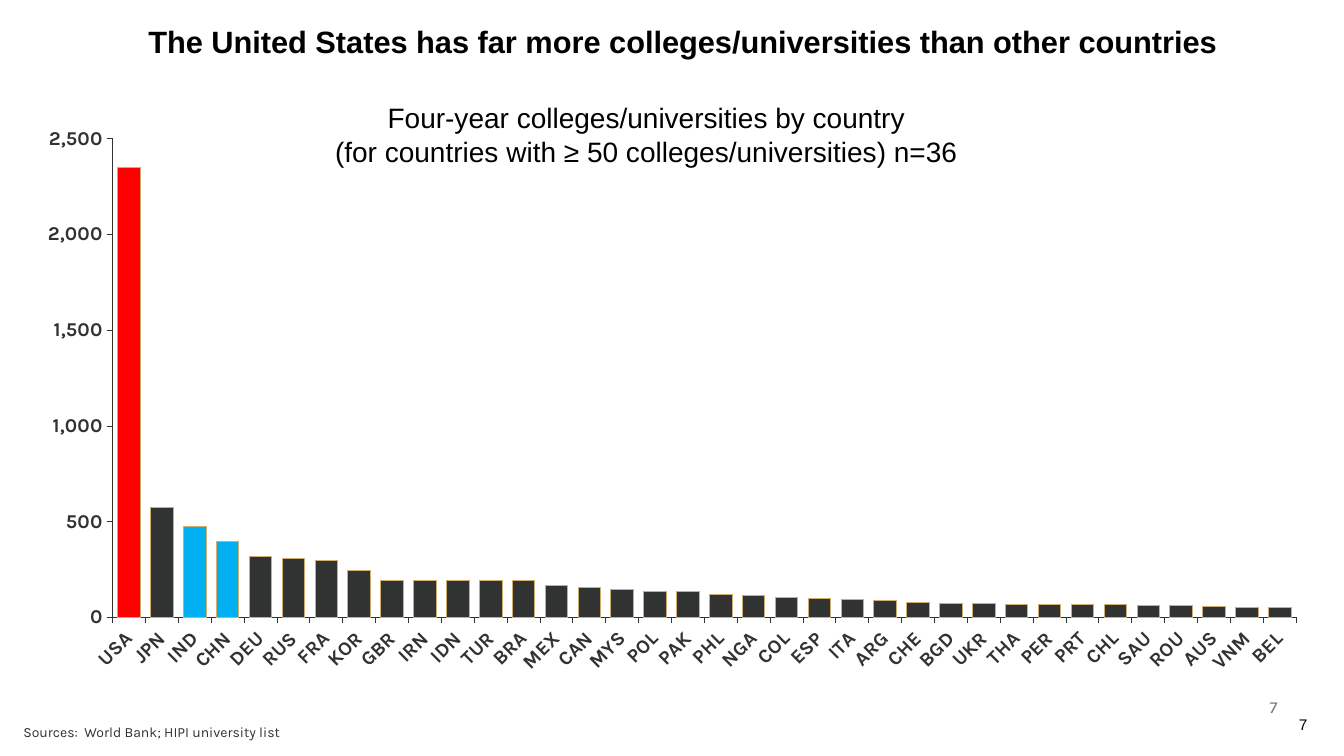
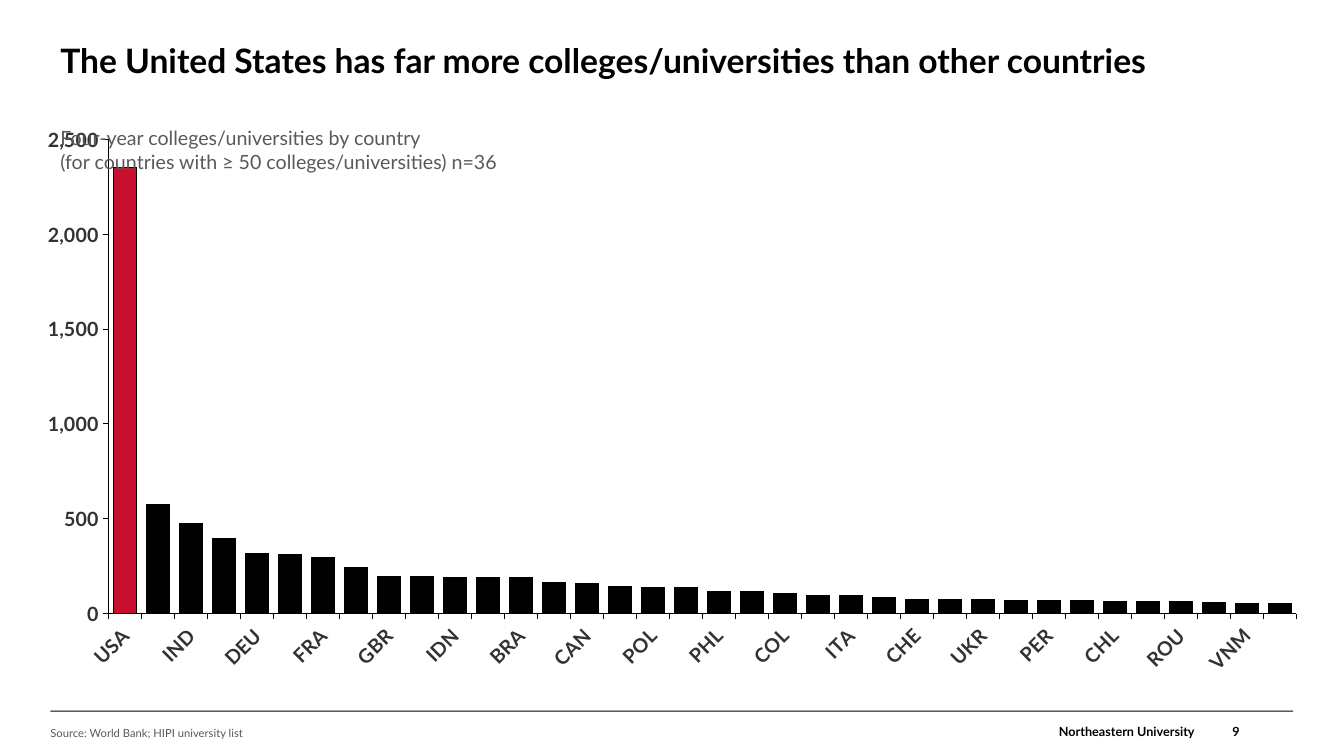
Before and after one commit to brettcsweet/Tonys-repo, a slide deck: slide 9 of GC_Financial_Update_2026-09-30.pptx (slide 7 before the commit). Drawn at 1344x756 pixels with LibreOffice and Linux fonts; fonts in the diff are those of the drawing; background and template pictures are left out. Boxes give left, top, right and bottom in pixels: in the first picture for what was removed or moved away, otherwise in the second. Text is boxed around its words. In the diff, an @@ line names an element or a change of style, - is before the commit and + after.

```diff
--- a/GC_Financial_Update_2026-09-30.pptx
+++ b/GC_Financial_Update_2026-09-30.pptx
@@ text "The United States has far ...": place and size @@
-text "The United States has far ..." at [148, 30, 1217, 59]
+text "The United States has far ..." at [60, 48, 1146, 79]
@@ text "The United States has far ..." at [60, 48, 1146, 79]: size 22 to 24 pt, font Arial to Lato; alignment centre to left @@
@@ column chart at [22, 116, 1323, 687] @@
@@ colour of Series 1 #303332 to #000000 @@
@@ colours of single points changed @@
@@ category axis changed @@
@@ value axis changed @@
@@ lettering changed @@
@@ text "Four-year colleges/universities by country": place and size @@
-text "Four-year colleges/universities by country" at [335, 107, 957, 167]
+text "Four-year colleges/universities by country" at [60, 130, 497, 174]
@@ text "Four-year colleges/universities by country" at [60, 130, 497, 174]: size 20 to 14 pt, font Arial to Lato, text colour #000000 to #595959; alignment centre to left @@
@@ text "Source: World Bank; HIPI university ..." at [50, 728, 243, 739]: vertical alignment top to middle @@
@@ rectangle added at [50, 711, 1294, 712], fill #000000 @@
@@ page number removed at [1270, 702, 1278, 713] @@
-7
@@ page number removed at [1299, 719, 1308, 730] @@
-7
@@ text at [50, 728, 243, 739]: text changed; size 10 to 8 pt; font Karla to Lato; text colour #303332 to #595959 @@
-Sources: World Bank; HIPI university list
+Source: World Bank; HIPI university list
@@ text added at [1059, 726, 1194, 738], 9 pt, text #000000, bold @@
+Northeastern University
@@ page number added at [1232, 727, 1239, 736], 9 pt, text #000000, bold @@
+9
```
Also in this commit, not shown: 29 other slides changed, 8 slides added, 1 slide removed.
